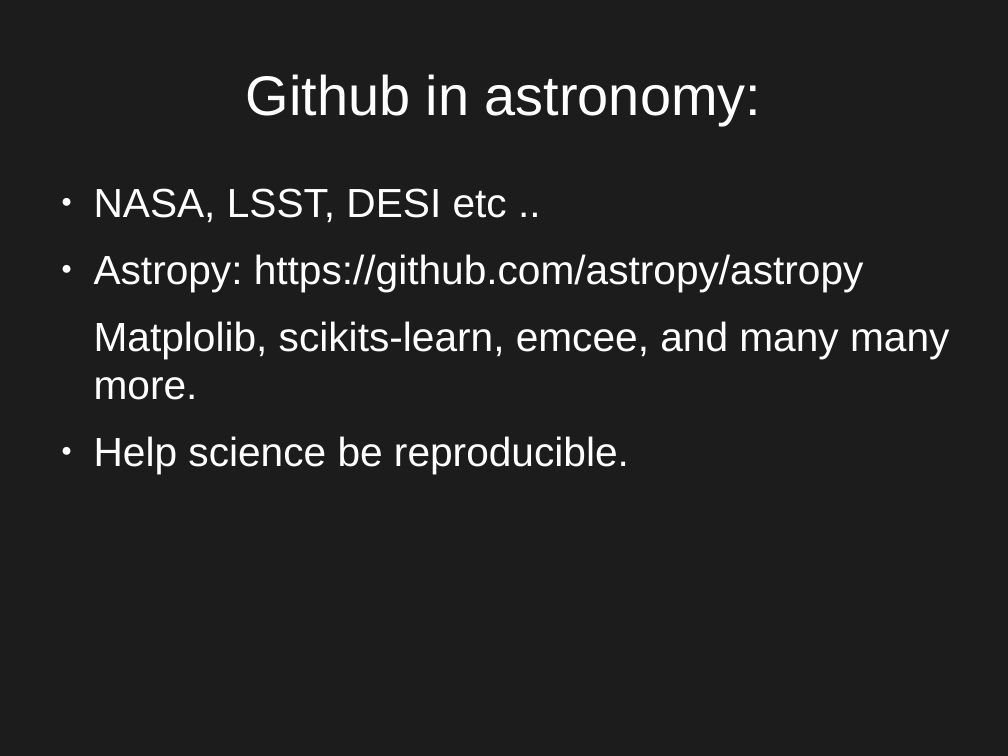
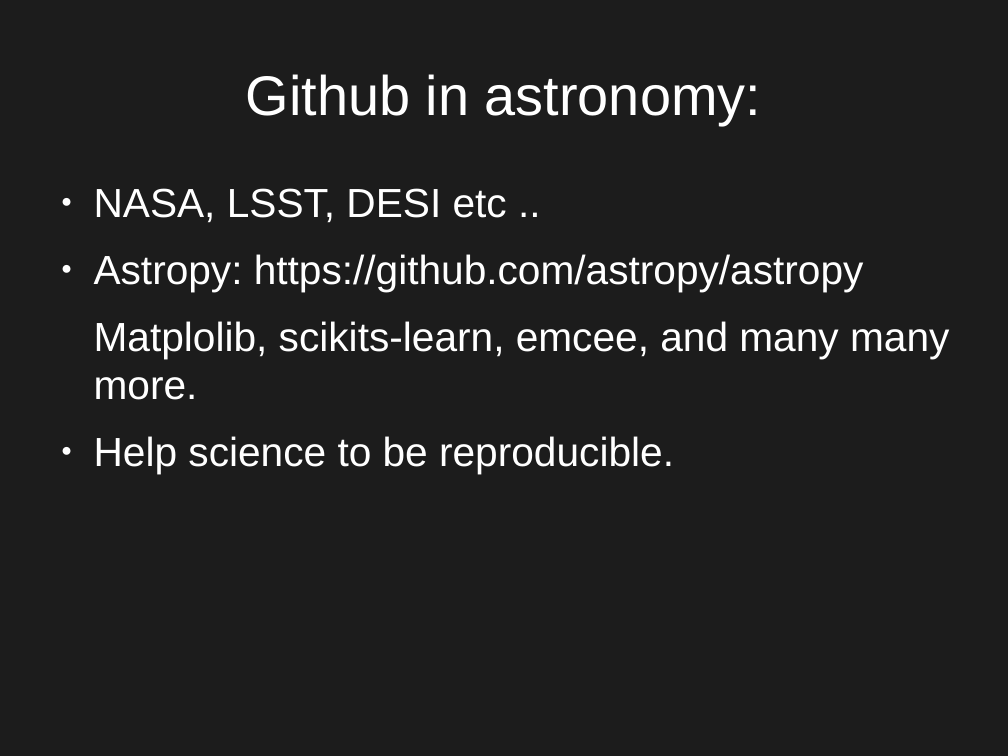
Before and after one commit to jngaravitoc/github_hands_on, a slide deck: slide 7 of git.odp. Drawn at 1008x756 pixels with LibreOffice and Linux fonts; fonts in the diff are those of the drawing. Boxes give left, top, right and bottom in pixels: in the first picture for what was removed or moved away, otherwise in the second. Text is boxed around its words. In the diff, an @@ line names an element or a change of style, - is before the commit and + after.

```diff
--- a/git.odp
+++ b/git.odp
@@ text at bbox=[94, 436, 674, 474]: text changed @@
-● Help science be reproducible.
+● Help science to be reproducible.
```
Also in this commit, not shown: 11 other slides changed, 1 slide added, 1 slide removed, 1 other file.
